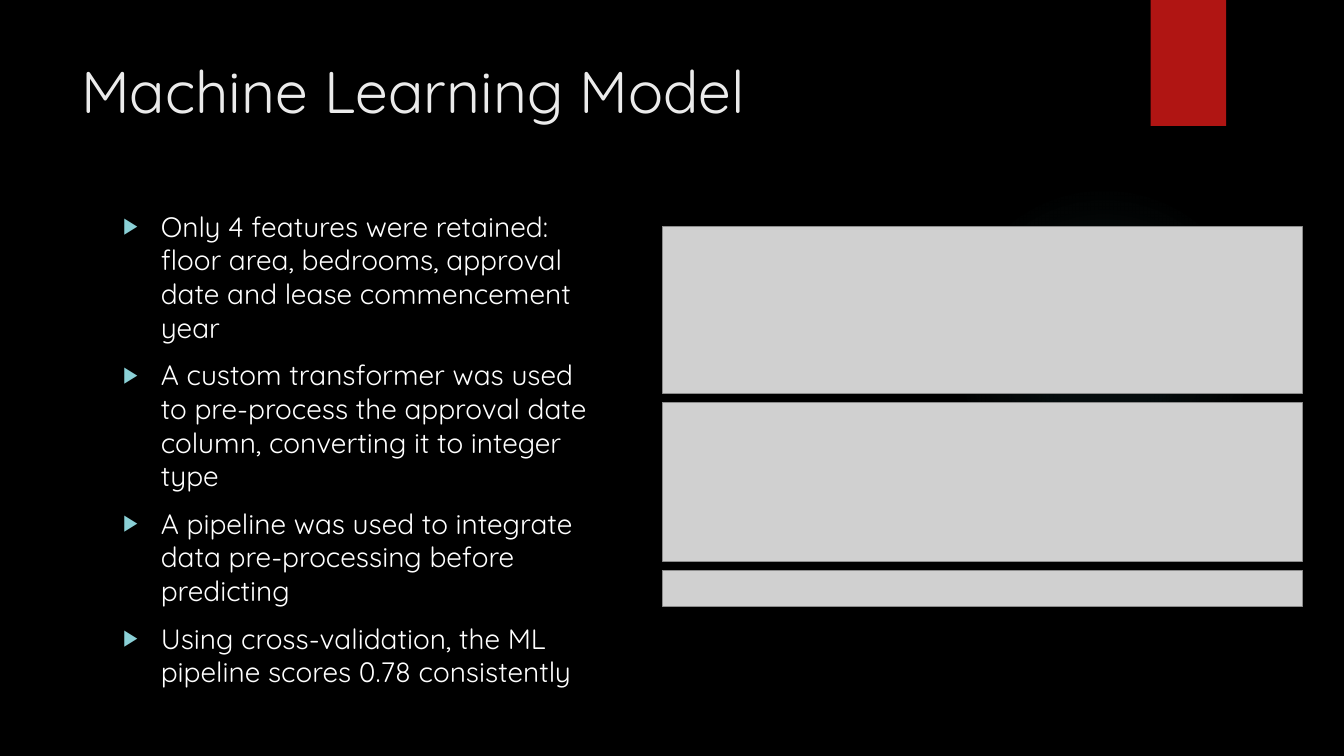
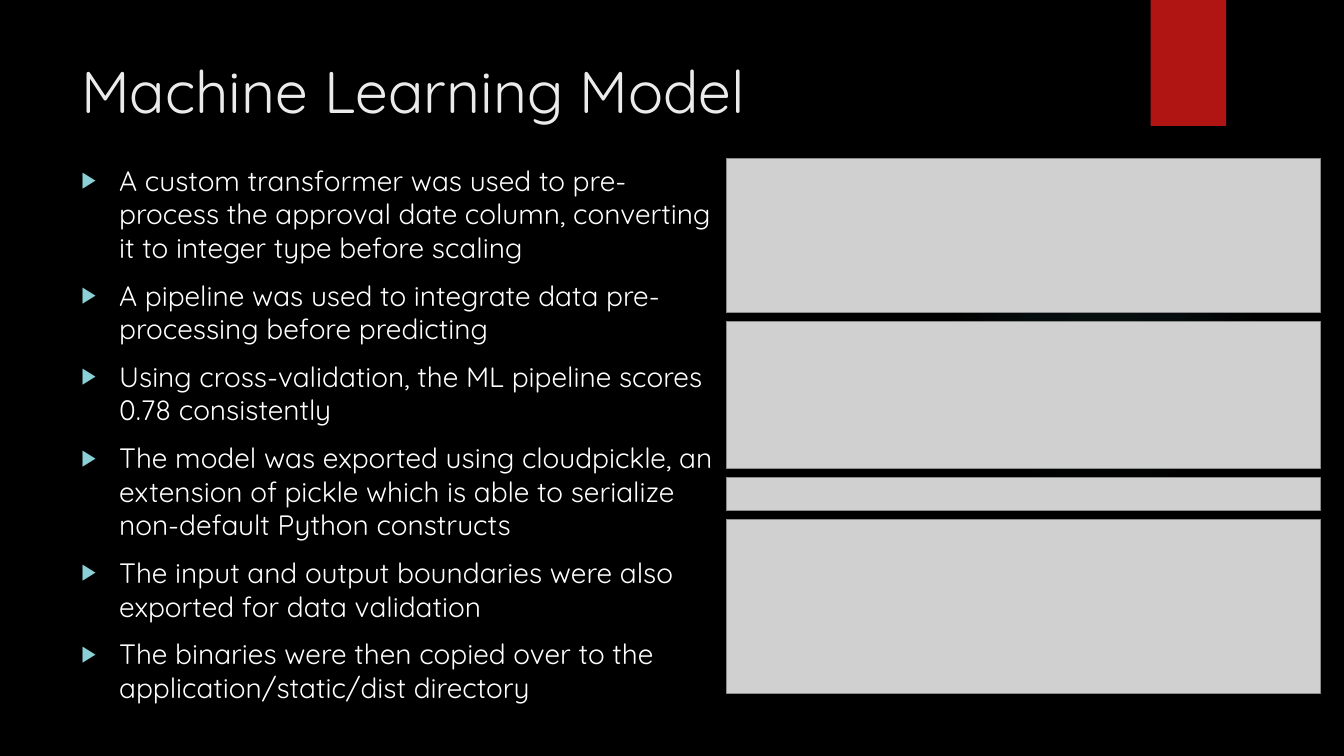
Before and after one commit to ethanolx/SG-Resale-Housing-py, a slide deck: slide 6 of doc/slides.pptx (slide 7 before the commit). Drawn at 1344x756 pixels with LibreOffice and Linux fonts; fonts in the diff are those of the drawing; grey boxes stand for pictures; background and template pictures are left out. Boxes give left, top, right and bottom in pixels: in the first picture for what was removed or moved away, otherwise in the second. Text is boxed around its words. In the diff, an @@ line names an element or a change of style, - is before the commit and + after.

```diff
--- a/doc/slides.pptx
+++ b/doc/slides.pptx
@@ text "A custom transformer was used ...": place and size @@
-text "A custom transformer was used ..." at box(161, 216, 587, 688)
+text "A custom transformer was used ..." at box(119, 170, 712, 704)
@@ text at box(119, 170, 710, 264): text changed @@
-▶ Only 4 features were retained: floor area, bedrooms, approval date and lease commencement year
-▶ A custom transformer was used to pre-process the approval date column, converting it to integer type
+▶ A custom transformer was used to pre-process the approval date column, converting it to integer type before scaling
@@ picture: place and size @@
-picture at box(663, 227, 1303, 393)
+picture at box(727, 158, 1321, 313)
@@ picture: place and size @@
-picture at box(663, 402, 1303, 561)
+picture at box(727, 322, 1321, 469)
@@ text at box(119, 447, 712, 704): paragraphs added @@
+▶ The model was exported using cloudpickle, an extension of pickle which is able to serialize non-default Python constructs
+▶ The input and output boundaries were also exported for data validation
+▶ The binaries were then copied over to the application/static/dist directory
@@ picture: place and size @@
-picture at box(663, 571, 1303, 607)
+picture at box(727, 477, 1321, 510)
@@ picture added at box(727, 519, 1321, 694) @@
```
Also in this commit, not shown: 2 other slides changed, 13 slides added, 15 slides removed, 1 other file.
